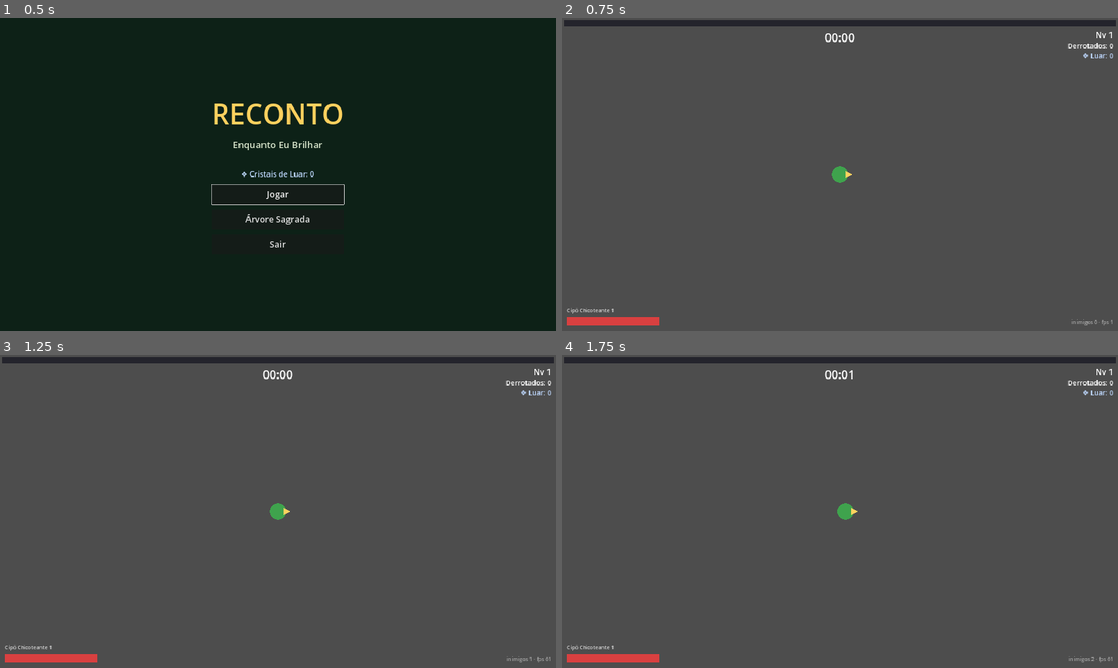
Above: before the commit, frames 1-4 (two rows, left to right).
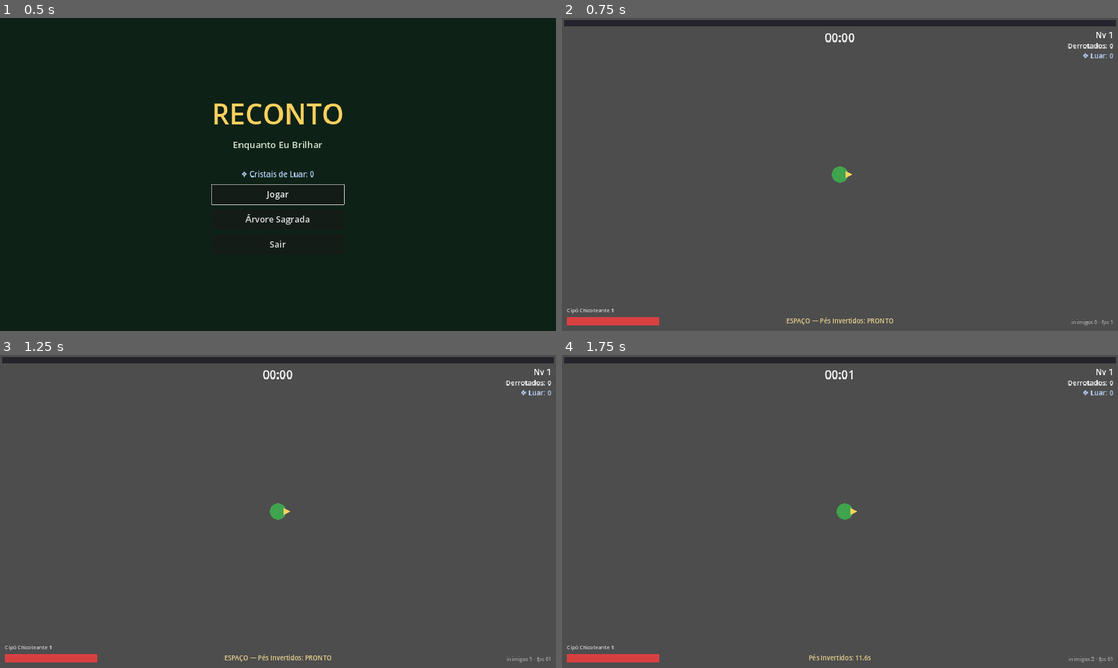
Above: after the commit, the same moments.

Repository: DevAndreNarcizo/RECONTO-While-I-Shine
Game: Godot game, scene res://scenes/Main.tscn
Two runs of this game, one before a commit and one after it. Both use one fixed random seed, a clock stepped at 60 frames per second and the inputs below.
Inputs:
- Up to frame 1 (0.5 s): no input
- Up to frame 2 (0.75 s): click "Jogar" at 0.5 s
- Up to frame 3 (1.25 s): no input
- Up to frame 4 (1.75 s): hold D (move_right) from 1.28 s (still down); tap Space (ability, bound only after the commit) at 1.35 s

Frame 1 is identical in both runs. In frame 2, 0.2% of the frame differs, in the area x 40-60%, y 95-98%; in frame 3, 0.2%; in frame 4, 0.1%.

Commit message:
feat: lenda Curupira com passiva e habilidade ativa
LegendData (.tres) com stats, arma inicial e ativa por id — novas lendas
são só Resources. Curupira: regen passiva (protetor da mata), Pés
Invertidos (Espaço/RT, CD 12s) confunde inimigos num raio por 3s (estado
de confusão no lote do spawner). HUD mostra o cooldown da ativa; cor do
placeholder vem da lenda; GameState guarda a seleção de lenda/bioma.

Co-Authored-By: Claude Fable 5 <noreply@anthropic.com>

Diff:
--- a/game/project.godot
+++ b/game/project.godot
@@ -66,6 +66,12 @@
 , Object(InputEventJoypadButton,"resource_local_to_scene":false,"resource_name":"","device":-1,"button_index":0,"pressure":0.0,"pressed":false,"script":null)
 ]
 }
+ability={
+"deadzone": 0.2,
+"events": [Object(InputEventKey,"resource_local_to_scene":false,"resource_name":"","device":-1,"window_id":0,"alt_pressed":false,"shift_pressed":false,"ctrl_pressed":false,"meta_pressed":false,"pressed":false,"keycode":0,"physical_keycode":32,"key_label":0,"unicode":32,"location":0,"echo":false,"script":null)
+, Object(InputEventJoypadMotion,"resource_local_to_scene":false,"resource_name":"","device":-1,"axis":5,"axis_value":1.0,"script":null)
+]
+}
 
 [layer_names]
 
--- /dev/null
+++ b/game/resources/legends/curupira.tres
@@ -0,0 +1,19 @@
+[gd_resource type="Resource" script_class="LegendData" load_steps=3 format=3]
+
+[ext_resource type="Script" path="res://scripts/legends/legend_data.gd" id="1"]
+[ext_resource type="Resource" path="res://resources/encantos/cipo_chicoteante.tres" id="2"]
+
+[resource]
+script = ExtResource("1")
+id = &"curupira"
+display_name = "Curupira"
+description = "O guardião mais antigo da mata, pés virados para trás. O primeiro a ver a Corrupção — e o primeiro a jurar que ela não passa."
+color = Color(0.25, 0.64, 0.3, 1)
+starting_encanto = ExtResource("2")
+regen_bonus = 0.5
+active_id = &"pes_invertidos"
+active_name = "Pés Invertidos"
+active_desc = "Confunde os inimigos próximos por 3s — eles andam na direção errada."
+active_cooldown = 12.0
+unlocked_by_default = true
+unlock_desc = "Inicial"
--- a/game/scenes/ui/HUD.tscn
+++ b/game/scenes/ui/HUD.tscn
@@ -108,6 +108,22 @@
 value = 100.0
 show_percentage = false
 
+[node name="AbilityLabel" type="Label" parent="."]
+anchors_preset = 7
+anchor_left = 0.5
+anchor_top = 1.0
+anchor_right = 0.5
+anchor_bottom = 1.0
+offset_left = -240.0
+offset_top = -52.0
+offset_right = 240.0
+offset_bottom = -20.0
+grow_horizontal = 2
+grow_vertical = 0
+theme_override_colors/font_color = Color(1, 0.9, 0.6, 0.9)
+theme_override_font_sizes/font_size = 22
+horizontal_alignment = 1
+
 [node name="DebugLabel" type="Label" parent="."]
 anchors_preset = 3
 anchor_left = 1.0
--- a/game/scripts/autoload/enemy_spawner.gd
+++ b/game/scripts/autoload/enemy_spawner.gd
@@ -52,11 +52,16 @@
 		_accum -= 1.0
 		_spawn_one()
 
-	# Movimento em lote: perseguição simples + knockback decaindo
+	# Movimento em lote: perseguição simples + knockback decaindo + confusão
 	var target := _player.global_position
 	for e in _active:
-		var motion := (target - e.global_position).normalized() * e.speed + e.knockback
-		e.global_position += motion * delta
+		var dir: Vector2
+		if e.confusion_t > 0.0:
+			e.confusion_t -= delta
+			dir = e.confusion_dir
+		else:
+			dir = (target - e.global_position).normalized()
+		e.global_position += (dir * e.speed + e.knockback) * delta
 		if e.knockback != Vector2.ZERO:
 			e.knockback = e.knockback.move_toward(Vector2.ZERO, 420.0 * delta)
 
--- a/game/scripts/autoload/game_state.gd
+++ b/game/scripts/autoload/game_state.gd
@@ -8,6 +8,10 @@
 var run_time := 0.0
 var run_active := false
 var run_luar := 0  # Cristais de Luar coletados nesta run (vira permanente no fim)
+
+# Escolhas da tela de seleção (null/padrão = Curupira na Mata Atlântica)
+var selected_legend: LegendData = null
+var selected_biome_id := &"mata_atlantica"
 
 func _ready() -> void:
 	EventBus.enemy_killed.connect(_on_enemy_killed)
--- a/game/scripts/enemies/enemy.gd
+++ b/game/scripts/enemies/enemy.gd
@@ -10,6 +10,8 @@
 var hp: float = 0.0
 var speed: float = 0.0
 var knockback := Vector2.ZERO  # decaído em lote pelo EnemySpawner
+var confusion_t := 0.0         # >0 = anda na direção errada (Pés Invertidos)
+var confusion_dir := Vector2.ZERO
 
 var _flash := false
 
@@ -19,10 +21,15 @@
 	speed = data.move_speed
 	global_position = pos
 	knockback = Vector2.ZERO
+	confusion_t = 0.0
 	_flash = false
 	show()
 	set_deferred("monitorable", true)
 	queue_redraw()
+
+func confuse(duration: float) -> void:
+	confusion_t = duration
+	confusion_dir = Vector2.from_angle(randf() * TAU)
 
 ## `from` = origem do golpe (para knockback); omitir = sem empurrão.
 func take_damage(amount: float, from := Vector2.INF) -> void:
--- /dev/null
+++ b/game/scripts/legends/legend_data.gd
@@ -0,0 +1,27 @@
+class_name LegendData
+extends Resource
+## Definição de uma Lenda jogável (docs/04 §1). Adicionar lendas novas =
+## criar um .tres — a habilidade ativa é resolvida por active_id no player.
+
+@export var id: StringName
+@export var display_name := ""
+@export_multiline var description := ""
+@export var color := Color(0.25, 0.64, 0.3)  # cor do placeholder visual
+@export var starting_encanto: EncantoData
+
+@export_group("Modificadores de stat base")
+@export var max_hp_bonus := 0.0
+@export var move_speed_bonus := 0.0
+@export var damage_mult_bonus := 0.0   # 0.1 = +10%
+@export var luck_bonus := 0.0          # 0.1 = +10%
+@export var regen_bonus := 0.0         # HP/s (passiva do Curupira)
+
+@export_group("Habilidade ativa")
+@export var active_id: StringName      # vazio = sem ativa
+@export var active_name := ""
+@export_multiline var active_desc := ""
+@export var active_cooldown := 12.0
+
+@export_group("Desbloqueio")
+@export var unlocked_by_default := false
+@export var unlock_desc := ""  # ex: "1.000 Luar", "Vença o Cerrado"
--- a/game/scripts/player/player.gd
+++ b/game/scripts/player/player.gd
@@ -13,6 +13,8 @@
 var stats := PlayerStats.new()
 var hp: float
 var facing: Vector2 = Vector2.RIGHT  # última direção de movimento (armas frontais usam)
+var legend: LegendData
+var ability_cd_left := 0.0
 
 var _invuln := 0.0
 var _bonus_move_speed := 0.0  # bônus de cartas na run (placeholder até a fase 2.3)
@@ -28,10 +30,23 @@
 	hp = stats.max_hp
 	_magnet.area_entered.connect(_on_magnet_area_entered)
 
+## Define a lenda jogável (chamar ANTES do primeiro frame da run).
+func set_legend(p_legend: LegendData) -> void:
+	legend = p_legend
+	rebuild_stats()
+	hp = stats.max_hp
+	queue_redraw()
+
 ## Recalcula TODOS os stats do zero (nunca acumular por cima).
 func rebuild_stats() -> void:
 	var old_max := stats.max_hp
 	stats.reset()
+	if legend:
+		stats.max_hp += legend.max_hp_bonus
+		stats.move_speed += legend.move_speed_bonus
+		stats.damage_mult += legend.damage_mult_bonus
+		stats.luck += legend.luck_bonus
+		stats.recovery += legend.regen_bonus
 	stats.move_speed += _bonus_move_speed
 	amulets.apply_to(stats)
 	SaveManager.apply_tree_bonuses(stats)  # bônus permanentes da Árvore Sagrada
@@ -65,6 +80,22 @@
 	if _invuln <= 0.0:
 		_check_contact_damage()
 
+	ability_cd_left = maxf(0.0, ability_cd_left - delta)
+	if legend and legend.active_id != &"" and ability_cd_left <= 0.0 \
+			and Input.is_action_just_pressed("ability"):
+		_use_ability()
+
+func _use_ability() -> void:
+	ability_cd_left = legend.active_cooldown
+	match legend.active_id:
+		&"pes_invertidos":
+			# Curupira: pegadas ao contrário — inimigos próximos andam errado
+			const RADIUS := 260.0
+			for e in EnemySpawner.active_enemies():
+				if global_position.distance_squared_to(e.global_position) < RADIUS * RADIUS:
+					e.confuse(3.0)
+			EventBus.screen_shake.emit(3.0)
+
 func _on_magnet_area_entered(area: Area2D) -> void:
 	# Sementes de Luz e Fragmentos de Luar implementam magnetize()
 	if area.has_method("magnetize"):
@@ -94,7 +125,8 @@
 	tween.tween_property(self, "modulate", Color.WHITE, 0.25)
 
 func _draw() -> void:
-	draw_circle(Vector2.ZERO, 14.0, Color("3fa34d"))
+	var body_color := legend.color if legend else Color("3fa34d")
+	draw_circle(Vector2.ZERO, 14.0, body_color)
 	var tip := facing * 22.0
 	var side := facing.orthogonal() * 6.0
 	draw_colored_polygon(
--- a/game/scripts/ui/hud.gd
+++ b/game/scripts/ui/hud.gd
@@ -10,6 +10,7 @@
 @onready var kills_label: Label = $KillsLabel
 @onready var luar_label: Label = $LuarLabel
 @onready var build_label: Label = $BuildLabel
+@onready var ability_label: Label = $AbilityLabel
 @onready var debug_label: Label = $DebugLabel
 
 func _ready() -> void:
@@ -32,6 +33,14 @@
 		hp_bar.max_value = player.stats.max_hp
 		hp_bar.value = player.hp
 		build_label.text = _build_summary()
+		ability_label.text = _ability_text()
+
+func _ability_text() -> String:
+	if player.legend == null or player.legend.active_id == &"":
+		return ""
+	if player.ability_cd_left <= 0.0:
+		return "ESPAÇO — %s: PRONTO" % player.legend.active_name
+	return "%s: %.1fs" % [player.legend.active_name, player.ability_cd_left]
 
 ## Ícones da build em texto (placeholder até termos ícones de verdade na fase 5).
 func _build_summary() -> String:
--- a/game/scripts/world/world.gd
+++ b/game/scripts/world/world.gd
@@ -1,15 +1,16 @@
 extends Node2D
-## World — orquestra a run: reseta estado, inicia o spawner, dá a arma inicial.
-## Fim de run (morte/tempo) é tratado por GameState + EndScreen via EventBus.
+## World — orquestra a run: aplica a lenda escolhida, reseta estado e inicia
+## o spawner. Fim de run é tratado por GameState + EndScreen via EventBus.
 
-# TODO(fase 3): a arma inicial virá da lenda selecionada (Curupira → Cipó).
-const STARTING_ENCANTO := preload("res://resources/encantos/cipo_chicoteante.tres")
+const DEFAULT_LEGEND := preload("res://resources/legends/curupira.tres")
 
 @onready var player: Player = $Player
 
 func _ready() -> void:
 	GameState.reset_run()
+	var legend: LegendData = GameState.selected_legend if GameState.selected_legend else DEFAULT_LEGEND
+	player.set_legend(legend)
+	player.encantos.add_encanto(legend.starting_encanto)
 	EnemySpawner.start(player, $Enemies)
-	$Player/EncantoManager.add_encanto(STARTING_ENCANTO)
 	$HUD.player = player
 	$LevelUpScreen.player = player
